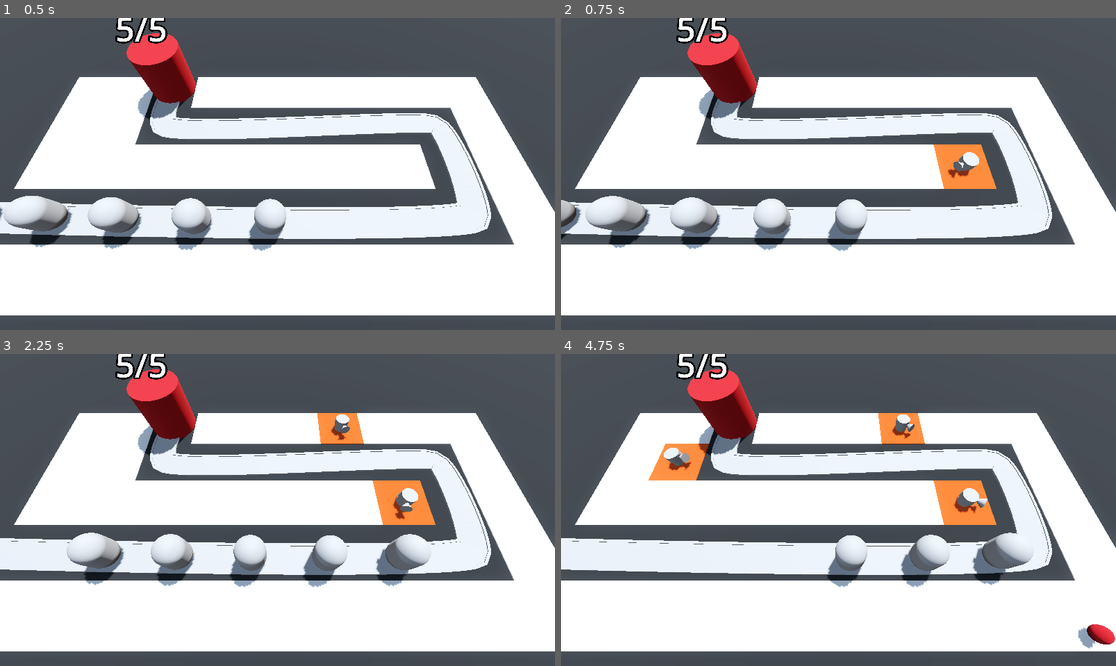
Above: before the commit, frames 1-4 (two rows, left to right).
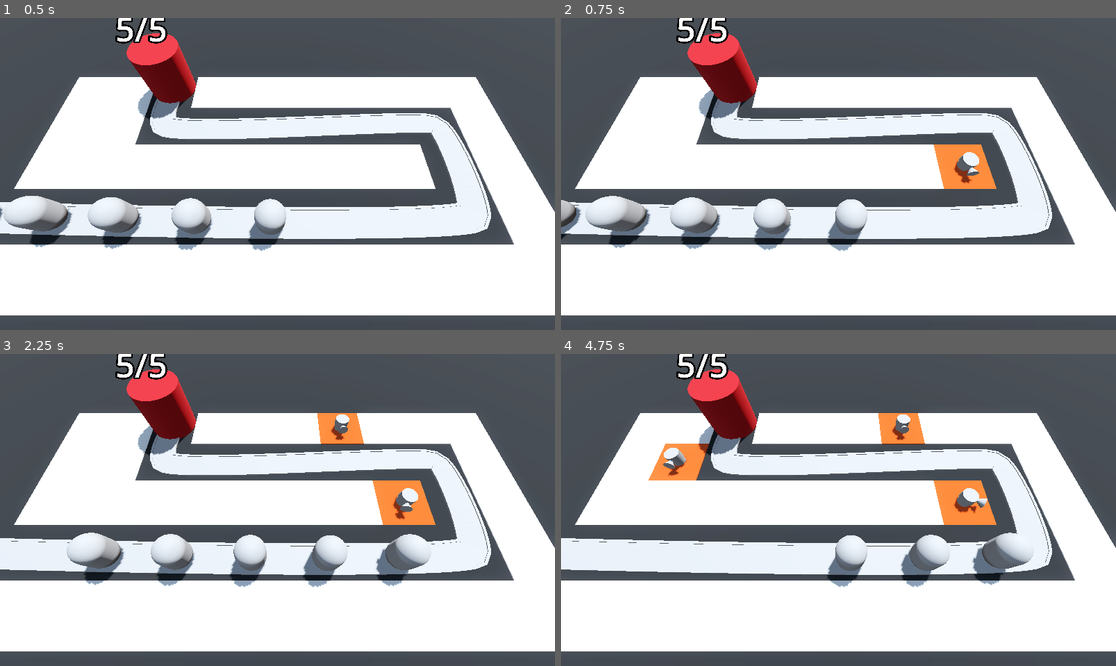
Above: after the commit, the same moments.

Repository: santoja/barbarian_rush_learning
Game: Godot game, scene res://BaseLevel.tscn
Same seed, same stepped clock (60 frames per second), same inputs: the game is played once before the commit and once after it.
Inputs (mouse positions are in pixels of both pictures, inside the frame that each line leads up to):
- Up to frame 1 (0.5 s): no input
- Up to frame 2 (0.75 s): move the mouse to (960, 158) at 0.52 s; click (960, 158) at 0.6 s
- Up to frame 3 (2.25 s): move the mouse to (166, 525) at 1.27 s; click (166, 525) at 1.35 s; move the mouse to (333, 441) at 2.02 s; click (333, 441) at 2.1 s
- Up to frame 4 (4.75 s): move the mouse to (810, 572) at 2.77 s; click (810, 572) at 2.85 s; move the mouse to (1005, 556) at 3.52 s; click (1005, 556) at 3.6 s; move the mouse to (672, 463) at 4.27 s; click (672, 463) at 4.35 s

Frame 1 is identical in both runs. In frame 2, 0.1% of the frame differs, in the area x 69-76%, y 46-54%; in frame 3, less than 0.1%; in frame 4, 0.6%, in the area x 18-100%, y 22-95%.

Commit message:
Added check for distance between turret and enemy

Diff:
--- a/Turret/turret.gd
+++ b/Turret/turret.gd
@@ -1,17 +1,35 @@
 extends Node3D
 
 @export var projectile: PackedScene
+@export var turret_range := 10.0
 
 @onready var barrel: MeshInstance3D = $TurretBase/TurretTop/Barrel
 
 var enemy_path: Path3D
+var target: PathFollow3D
 
 func _physics_process(delta: float) -> void:
-	var enemy = enemy_path.get_children().back()
-	look_at(enemy.global_position, Vector3.UP, true)
+	target = find_best_target()
+	if target:
+		look_at(target.global_position, Vector3.UP, true)
 
 func _on_timer_timeout() -> void:
+	if target == null:
+		return
 	var shot = projectile.instantiate()
 	add_child(shot)
 	shot.global_position = barrel.global_position
 	shot.direction = global_transform.basis.z
+
+func find_best_target() -> PathFollow3D:
+	var best_target = null
+	var best_progres = 0
+	for enemy in enemy_path.get_children():
+		if not enemy is PathFollow3D:
+			continue
+		if global_position.distance_to(enemy.global_position) > turret_range:
+			continue
+		if enemy.progress > best_progres:
+			best_progres = enemy.progress
+			best_target = enemy
+	return best_target
